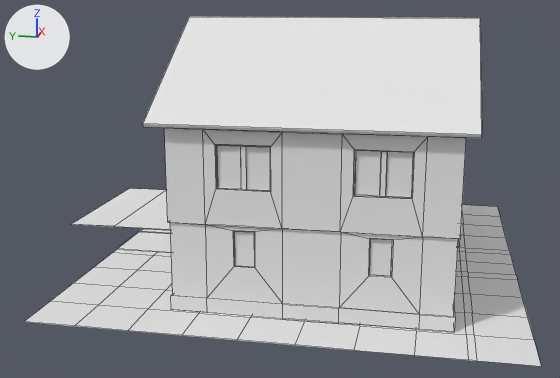
Renders of the FBX model Assets/Models/cottage/cottage_4.fbx from each side of a commit.
The view is the same before and after, from a camera (50 mm lens) standing at (-34.0, -6.3, 11.4) and looking at (-0.4, 0.4, 3.0). Lighting does not change. The marker at upper left points along +X, +Y and +Z. Mesh edges are drawn as thin lines. Where no turn or scale is listed for an object, it has been applied to the vertices.

Objects in the first picture: 'cottage_4'.
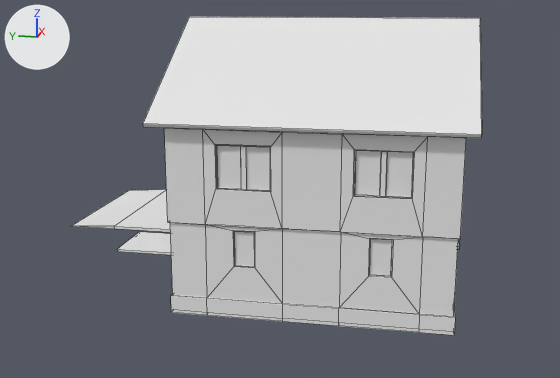
Boxes (x1, y1, x2, y2) around the edits, measured in the pictures (560 x 378 px; the box of a moved part takes in the faces that stretch with it):
'cottage_4', reshaped (21% narrower, 9% shorter): before (24, 17, 541, 366); after (72, 17, 482, 335)
part 1 of me_cottage_4, deleted: before (24, 205, 541, 366)
part 2 of me_cottage_4, moved or reshaped: before (72, 188, 459, 332); after (72, 190, 459, 335)

The edits, one by one:
me_cottage_4 is used by ob_cottage_4; location (0.0, 0.0, 0.0).
me_cottage_4 had 890 vertices, 740 faces and spanned x -10.0..10.0, y -10.0..12.0, z 0.0..10.7.
me_cottage_4 now has 771 vertices, 648 faces and spans x -8.3..10.0, y -8.1..12.0, z -0.1..10.7.
me_cottage_4 part 1: the loose piece of 119 vertices spanning x -10.0..10.0, y -10.0..8.0, z 0.0 is deleted.
Part 2, on me_cottage_4:
41 vertices in x -7.9..10.0, y -7.7..12.0, z 0.0 move by (0.0, 0.0, -0.1).
